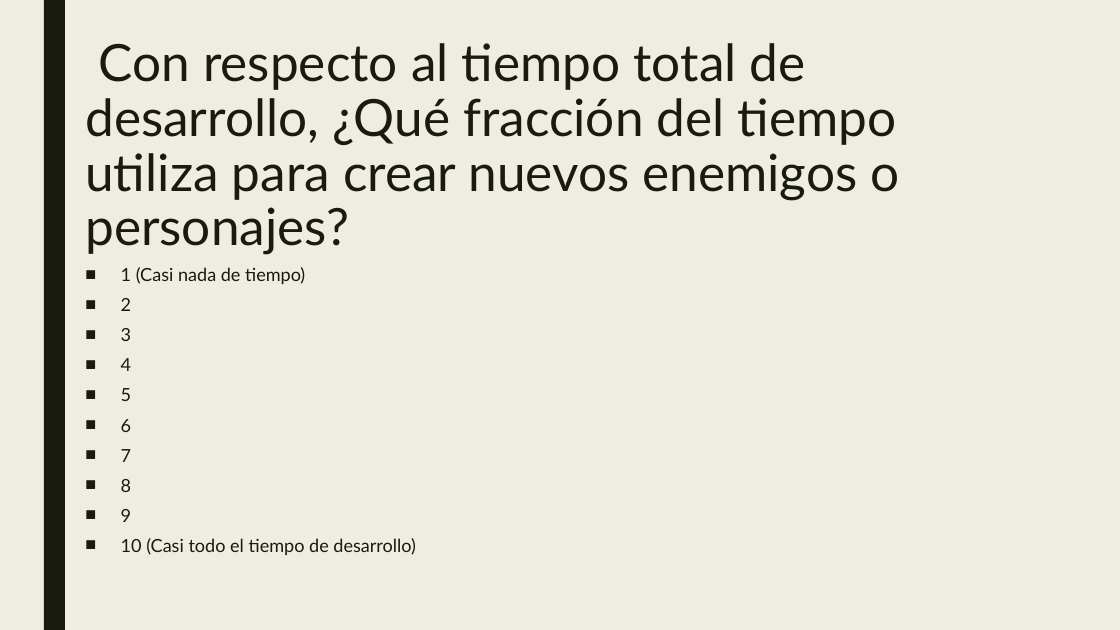
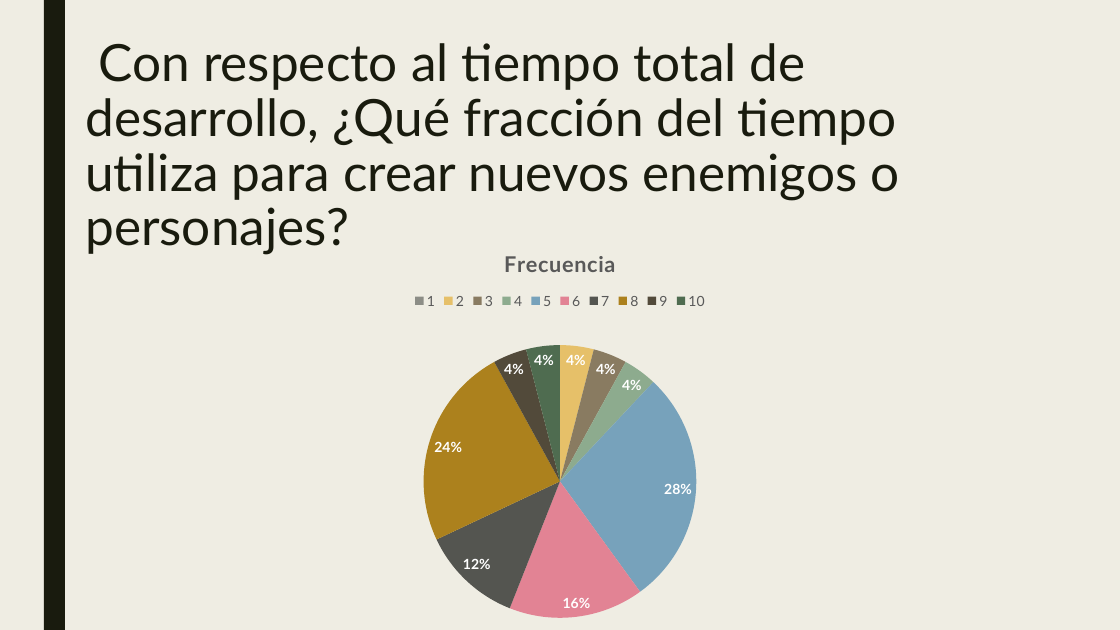
Before and after one commit to DerTee/Framework-Joyeuse, a slide deck: slide 8 of Presentaciones/Encuesta.pptx (slide 6 before the commit). Drawn at 1120x630 pixels with LibreOffice and Linux fonts; fonts in the diff are those of the drawing. Boxes give left, top, right and bottom in pixels: in the first picture for what was removed or moved away, otherwise in the second. Text is boxed around its words. In the diff, an @@ line names an element or a change of style, - is before the commit and + after.

```diff
--- a/Presentaciones/Encuesta.pptx
+++ b/Presentaciones/Encuesta.pptx
@@ pie chart added at (187, 231, 933, 629) @@
+title "Frecuencia"
+categories: 1, 2, 3, 4, 5, 6, 7, 8, 9, 10
+Frecuencia: 0, 4, 4, 4, 28, 16, 12, 24, 4, 4
@@ text removed at (121, 267, 416, 555) @@
-■ 1 (Casi nada de tiempo)
-■ 2
-■ 3
-■ 4
-■ 5
-■ 6
-■ 7
-■ 8
-■ 9
-■ 10 (Casi todo el tiempo de desarrollo)
```
Also in this commit, not shown: 14 other slides changed, 3 slides added, 1 slide removed, 24 other files.
